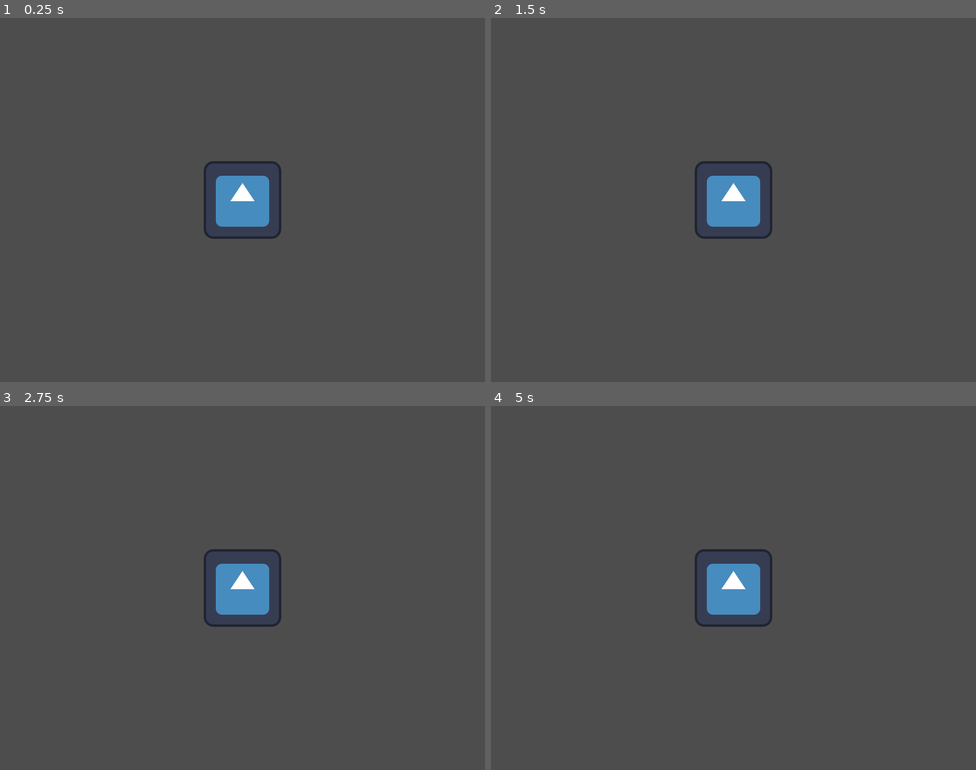
Above: before the commit, frames 1-4 (two rows, left to right).
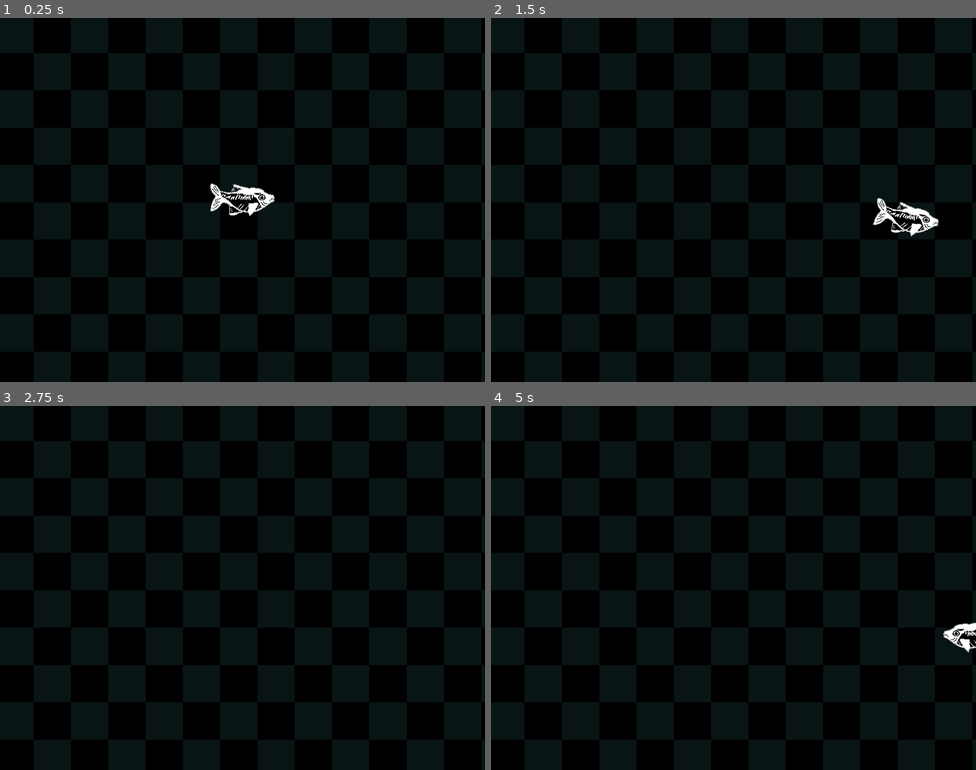
Above: after the commit, the same moments.

Repository: EdmarDev/ld57
Game: Godot game, scene res://main.tscn
Two runs of this game, one before a commit and one after it. Both use one fixed random seed, a clock stepped at 60 frames per second and the inputs below. The engine's default icon, where the game draws it, is replaced by a stand-in: a white triangle on a blue panel in a dark square.
Inputs:
- Up to frame 1 (0.25 s): no input
- Up to frame 2 (1.5 s): tap Enter at 0.5 s; hold D (move_right, bound only after the commit) 0.53-1.28 s; hold S (move_down, bound only after the commit) from 1.28 s (still down)
- Up to frame 3 (2.75 s): release S (move_down, bound only after the commit) at 2.03 s; hold D (move_right, bound only after the commit) from 2.03 s (still down)
- Up to frame 4 (5 s): tap Space at 2.75, 4.25 s; release D (move_right, bound only after the commit) at 2.78 s; hold W (move_up, bound only after the commit) 2.78-3.53 s; tap Enter at 3.5 s; hold A (move_left, bound only after the commit) from 3.53 s (still down)

The runs differ from the first frame. In frame 1, 100% of the frame differs, in the area x 0-100%, y 0-100%; in frame 2, 100%; in frame 3, 100%; in frame 4, 100%.

Commit message:
feat: add player with movement

Diff:
--- a/main.tscn
+++ b/main.tscn
@@ -1,10 +1,15 @@
-[gd_scene load_steps=2 format=3 uid="uid://knmea1a104a3"]
+[gd_scene load_steps=3 format=3 uid="uid://knmea1a104a3"]
 
-[ext_resource type="Texture2D" uid="uid://cf4ne4mf5xano" path="res://icon.svg" id="1_ig7tw"]
+[ext_resource type="Texture2D" uid="uid://dbrdpuxwvt7is" path="res://test-bg.png" id="1_0xm2m"]
+[ext_resource type="PackedScene" uid="uid://catc6xlq66st4" path="res://player/player.tscn" id="1_ig7tw"]
 
 [node name="Main" type="Node"]
 
-[node name="Sprite2D" type="Sprite2D" parent="."]
-texture = ExtResource("1_ig7tw")
+[node name="Test-bg" type="Sprite2D" parent="."]
+position = Vector2(0, -27)
+scale = Vector2(0.615278, 0.615278)
+texture = ExtResource("1_0xm2m")
 
 [node name="Camera2D" type="Camera2D" parent="."]
+
+[node name="Player" parent="." instance=ExtResource("1_ig7tw")]
--- /dev/null
+++ b/player/player.gd
@@ -0,0 +1,46 @@
+extends CharacterBody2D
+
+var _acceleration := 1700.0
+var _max_speed := 850.0
+var _drag := 1000.0
+var _flipped := false
+var _look_tween_duration := 0.2
+var _look_tween: Tween
+var _look_angle := 15
+
+@onready var _sprite = %Sprite as Sprite2D
+
+func _physics_process(delta: float):
+	var direction = Input.get_vector("move_left", "move_right", "move_up", "move_down")
+	velocity += direction * (_acceleration * delta)
+
+	if velocity.length() > 0:
+		var drag_vec = velocity.normalized() * _drag * delta
+		if drag_vec.length() > velocity.length():
+			velocity = Vector2.ZERO
+		else:
+			velocity -= drag_vec
+
+	velocity = velocity.limit_length(_max_speed)
+
+	if direction.x < 0 and !_flipped:
+		self.transform.x *= -1
+		_flipped = true
+	elif direction.x > 0 and _flipped:
+		self.transform.x *= -1
+		_flipped = false
+
+	if direction.y < 0:
+		_tween_look_at(-_look_angle)
+	elif direction.y > 0:
+		_tween_look_at(_look_angle)
+	else:
+		_tween_look_at(0)
+
+	move_and_slide()
+
+func _tween_look_at(angle: float):
+	if !!_look_tween:
+			_look_tween.kill()
+	_look_tween = create_tween()
+	_look_tween.tween_property(_sprite, "rotation", deg_to_rad(angle), _look_tween_duration)
--- /dev/null
+++ b/player/player.tscn
@@ -0,0 +1,32 @@
+[gd_scene load_steps=6 format=3 uid="uid://catc6xlq66st4"]
+
+[ext_resource type="Script" uid="uid://btm241f08floe" path="res://player/player.gd" id="1_rkbax"]
+[ext_resource type="Texture2D" uid="uid://blbyk6v08f21s" path="res://player/fish.png" id="2_g1dw6"]
+
+[sub_resource type="CircleShape2D" id="CircleShape2D_1bvp3"]
+radius = 20.0
+
+[sub_resource type="CircleShape2D" id="CircleShape2D_lquwl"]
+radius = 14.0357
+
+[sub_resource type="CircleShape2D" id="CircleShape2D_7mycd"]
+
+[node name="Player" type="CharacterBody2D"]
+motion_mode = 1
+script = ExtResource("1_rkbax")
+
+[node name="Sprite" type="Sprite2D" parent="."]
+unique_name_in_owner = true
+texture = ExtResource("2_g1dw6")
+
+[node name="CollisionShape2D" type="CollisionShape2D" parent="."]
+position = Vector2(20, -1)
+shape = SubResource("CircleShape2D_1bvp3")
+
+[node name="CollisionShape2D2" type="CollisionShape2D" parent="."]
+position = Vector2(-9, 0)
+shape = SubResource("CircleShape2D_lquwl")
+
+[node name="CollisionShape2D3" type="CollisionShape2D" parent="."]
+position = Vector2(-32, -4)
+shape = SubResource("CircleShape2D_7mycd")
--- a/project.godot
+++ b/project.godot
@@ -22,6 +22,33 @@
 window/stretch/mode="canvas_items"
 window/stretch/aspect="expand"
 
+[input]
+
+move_left={
+"deadzone": 0.2,
+"events": [Object(InputEventKey,"resource_local_to_scene":false,"resource_name":"","device":-1,"window_id":0,"alt_pressed":false,"shift_pressed":false,"ctrl_pressed":false,"meta_pressed":false,"pressed":false,"keycode":0,"physical_keycode":65,"key_label":0,"unicode":97,"location":0,"echo":false,"script":null)
+, Object(InputEventKey,"resource_local_to_scene":false,"resource_name":"","device":-1,"window_id":0,"alt_pressed":false,"shift_pressed":false,"ctrl_pressed":false,"meta_pressed":false,"pressed":false,"keycode":0,"physical_keycode":4194319,"key_label":0,"unicode":0,"location":0,"echo":false,"script":null)
+]
+}
+move_right={
+"deadzone": 0.2,
+"events": [Object(InputEventKey,"resource_local_to_scene":false,"resource_name":"","device":-1,"window_id":0,"alt_pressed":false,"shift_pressed":false,"ctrl_pressed":false,"meta_pressed":false,"pressed":false,"keycode":0,"physical_keycode":68,"key_label":0,"unicode":100,"location":0,"echo":false,"script":null)
+, Object(InputEventKey,"resource_local_to_scene":false,"resource_name":"","device":-1,"window_id":0,"alt_pressed":false,"shift_pressed":false,"ctrl_pressed":false,"meta_pressed":false,"pressed":false,"keycode":0,"physical_keycode":4194321,"key_label":0,"unicode":0,"location":0,"echo":false,"script":null)
+]
+}
+move_up={
+"deadzone": 0.2,
+"events": [Object(InputEventKey,"resource_local_to_scene":false,"resource_name":"","device":-1,"window_id":0,"alt_pressed":false,"shift_pressed":false,"ctrl_pressed":false,"meta_pressed":false,"pressed":false,"keycode":0,"physical_keycode":87,"key_label":0,"unicode":119,"location":0,"echo":false,"script":null)
+, Object(InputEventKey,"resource_local_to_scene":false,"resource_name":"","device":-1,"window_id":0,"alt_pressed":false,"shift_pressed":false,"ctrl_pressed":false,"meta_pressed":false,"pressed":false,"keycode":0,"physical_keycode":4194320,"key_label":0,"unicode":0,"location":0,"echo":false,"script":null)
+]
+}
+move_down={
+"deadzone": 0.2,
+"events": [Object(InputEventKey,"resource_local_to_scene":false,"resource_name":"","device":-1,"window_id":0,"alt_pressed":false,"shift_pressed":false,"ctrl_pressed":false,"meta_pressed":false,"pressed":false,"keycode":0,"physical_keycode":83,"key_label":0,"unicode":115,"location":0,"echo":false,"script":null)
+, Object(InputEventKey,"resource_local_to_scene":false,"resource_name":"","device":-1,"window_id":0,"alt_pressed":false,"shift_pressed":false,"ctrl_pressed":false,"meta_pressed":false,"pressed":false,"keycode":0,"physical_keycode":4194322,"key_label":0,"unicode":0,"location":0,"echo":false,"script":null)
+]
+}
+
 [rendering]
 
 renderer/rendering_method="gl_compatibility"
Binary file added: player/fish.png
Not shown, added: player/fish.png.import
Not shown, added: player/player.gd.uid
Binary file added: test-bg.png
Not shown, added: test-bg.png.import
Not shown, changed: .gitignore
